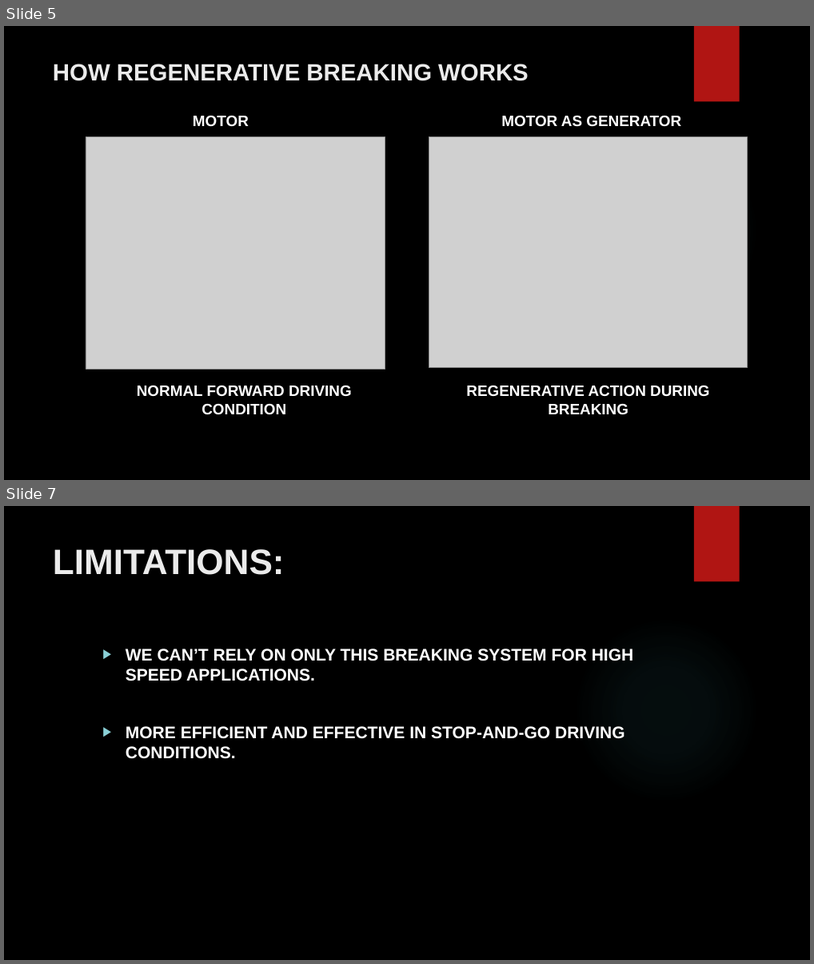
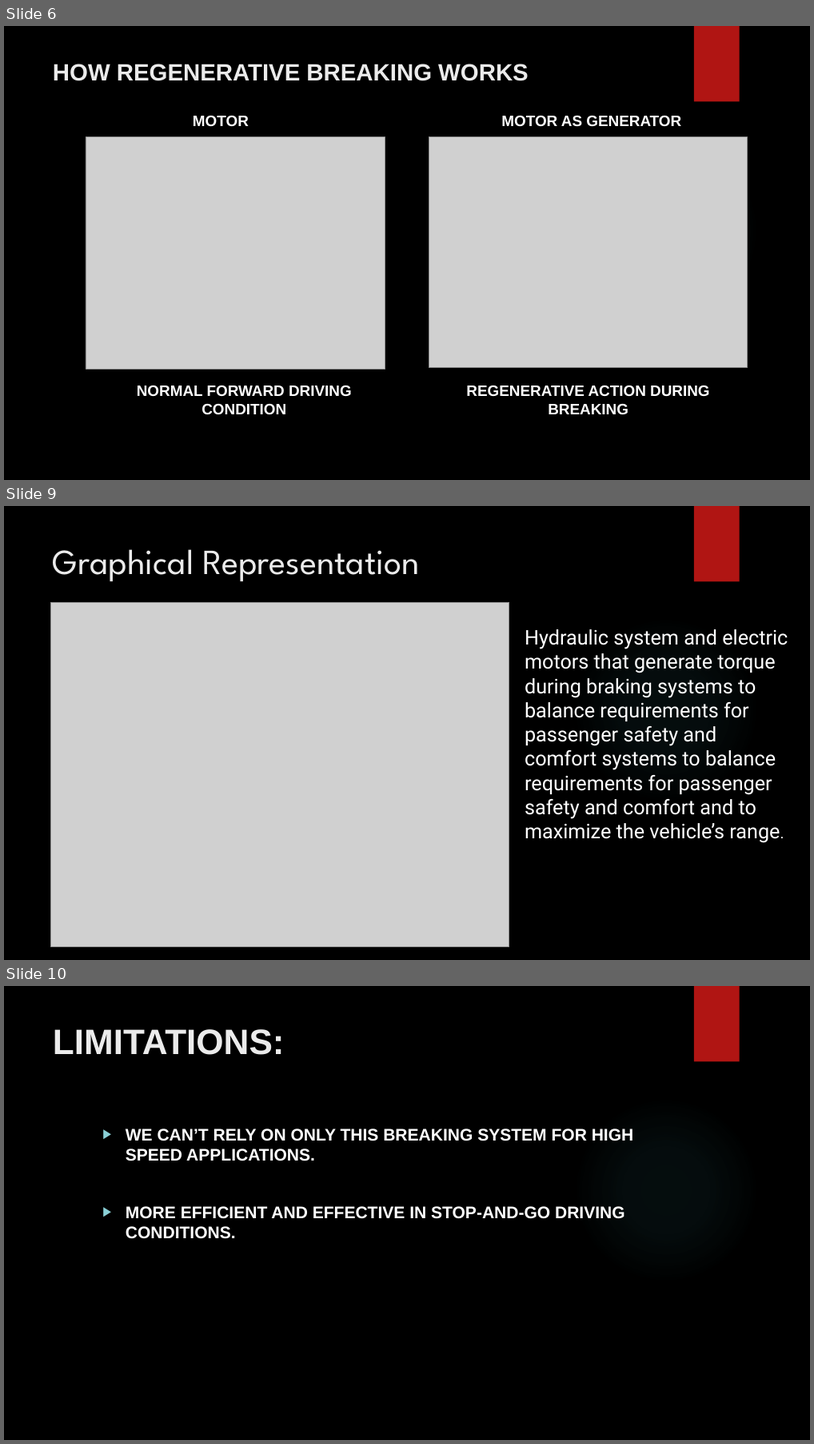
Before and after one commit to jay1306/MATLAB_PROJECT, a slide deck: Regenrative breaking/REGENERATIVE BREAKING.pptx. Shown one above the other, each under a label of ours: slides 5 and 7 before the commit, slides 6, 9 and 10 after it; the slides between them are not shown. The pictures are 814x964 and 814x1444 pixels, drawn with LibreOffice and Linux fonts; fonts in the diff are those of the drawing; grey boxes stand for pictures; background and template pictures are left out. Boxes give left, top, right and bottom in pixels: in the first picture for what was removed or moved away, otherwise in the second. Text is boxed around its words. In the diff, an @@ line names an element or a change of style, - is before the commit and + after.

```diff
--- a/Regenrative breaking/REGENERATIVE BREAKING.pptx
+++ b/Regenrative breaking/REGENERATIVE BREAKING.pptx
@@ slide 9 added at [4,506,810,960], background picture (left out); not listed: 2 template elements that a slide beside it also shows @@
@@ title added at [53,549,420,581], 42 pt, text #EBEBEB @@
+Graphical Representation
@@ picture added at [50,602,510,947] @@
@@ text added at [525,629,788,843], 24 pt, text #FFFFFF @@
+Hydraulic system and electric motors that generate torque during braking systems to balance requirements for passenger safety and comfort systems to balance requirements for passenger safety and comfort and to maximize the vehicle’s range.
@@ what was slide 5 is now slide 6 @@
@@ what was slide 7 is now slide 10 @@
```
Also in this commit, not shown: 1 slide changed, 3 other slides added.
